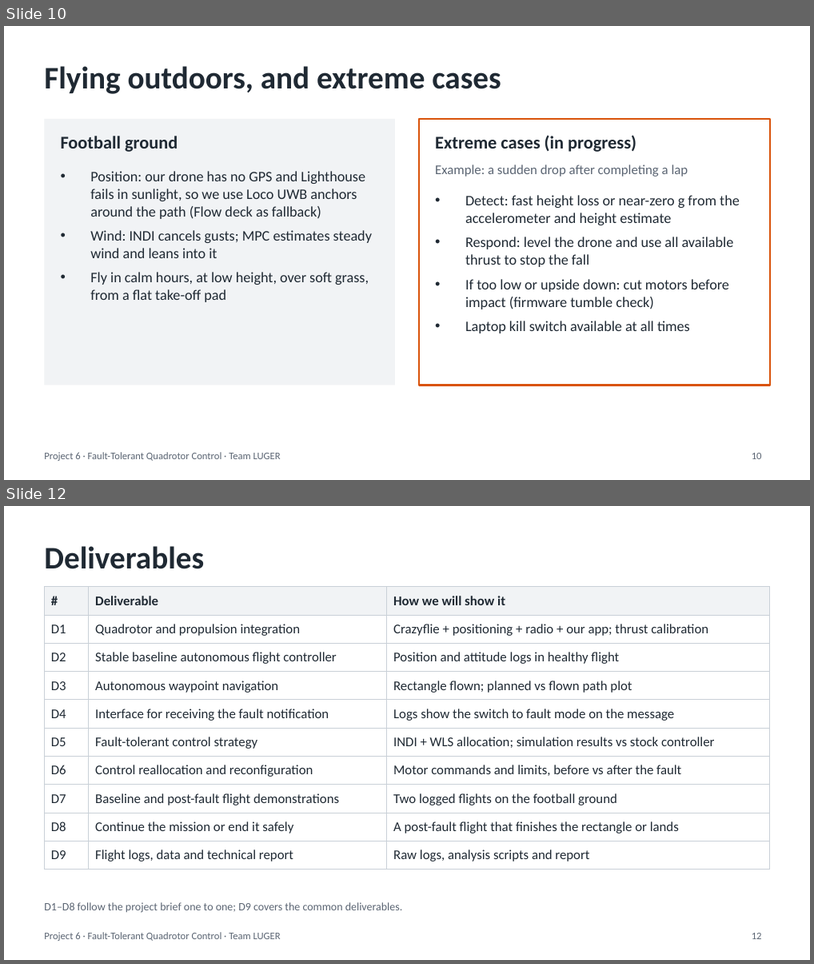
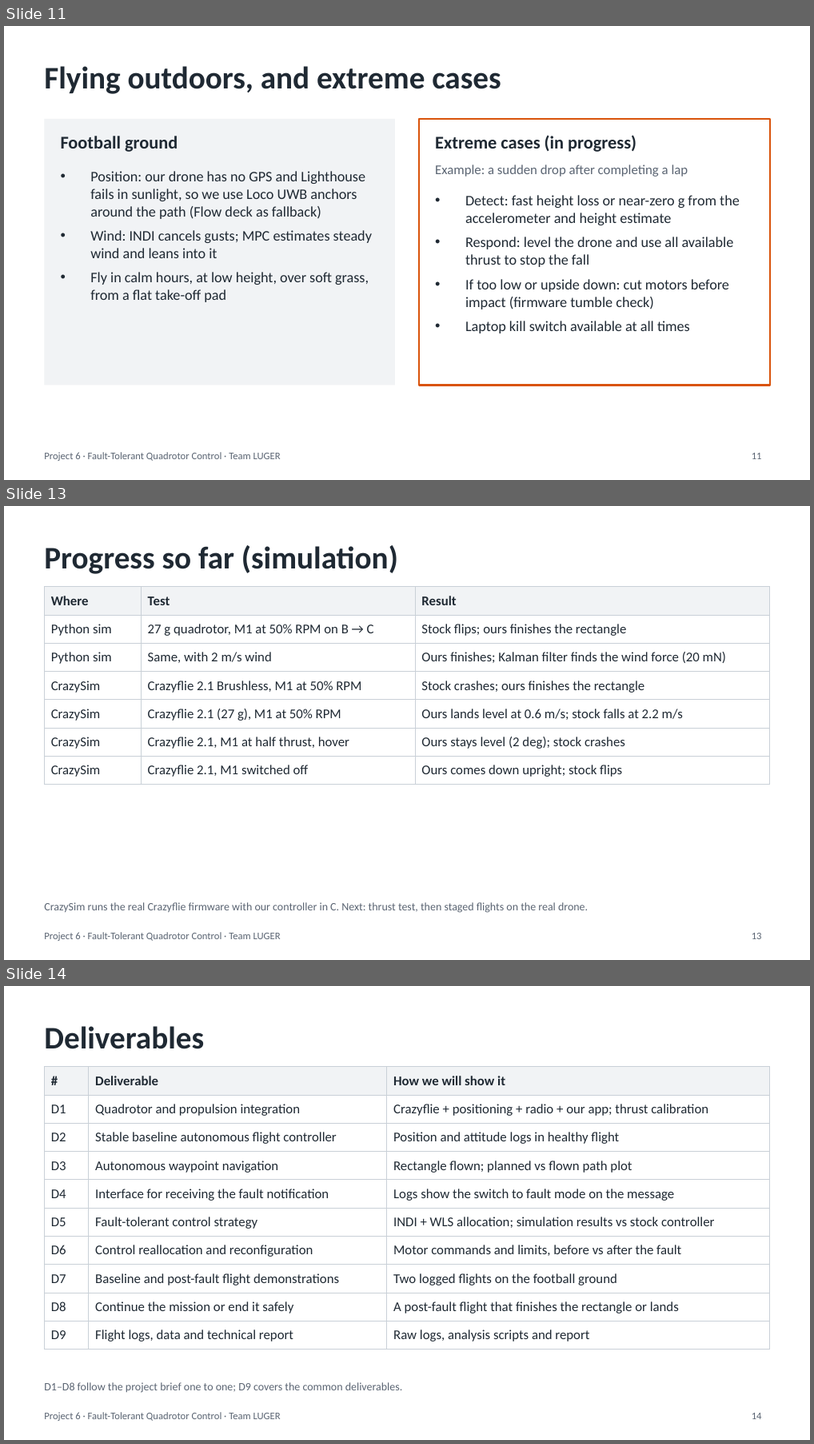
Before and after one commit to Pavaneswar6699/UAV_FAULT_TOLERANT_QUADROTOR_CONTROL, a slide deck: Fault-Tolerant Quadrotor Control - Crazyflie.pptx. Shown one above the other, each under a label of ours: slides 10 and 12 before the commit, slides 11, 13 and 14 after it; the slides between them are not shown. The pictures are 814x964 and 814x1444 pixels, drawn with LibreOffice and Linux fonts; fonts in the diff are those of the drawing. Boxes give left, top, right and bottom in pixels: in the first picture for what was removed or moved away, otherwise in the second. Text is boxed around its words. In the diff, an @@ line names an element or a change of style, - is before the commit and + after.

```diff
--- a/Fault-Tolerant Quadrotor Control - Crazyflie.pptx
+++ b/Fault-Tolerant Quadrotor Control - Crazyflie.pptx
@@ slide 13 added at <box>4,506,810,960</box>, background #FFFFFF; not listed: 1 template element that a slide beside it also shows @@
@@ title added at <box>44,545,398,574</box>, 28 pt, text #1F2933, bold @@
+Progress so far (simulation)
@@ table added at <box>44,587,770,780</box>, 7 rows, 3 columns @@
+Where | Test | Result
+Python sim | 27 g quadrotor, M1 at 50% RPM on B → C | Stock flips; ours finishes the rectangle
+Python sim | Same, with 2 m/s wind | Ours finishes; Kalman filter finds the wind force (20 mN)
+CrazySim | Crazyflie 2.1 Brushless, M1 at 50% RPM | Stock crashes; ours finishes the rectangle
+CrazySim | Crazyflie 2.1 (27 g), M1 at 50% RPM | Ours lands level at 0.6 m/s; stock falls at 2.2 m/s
+CrazySim | Crazyflie 2.1, M1 at half thrust, hover | Ours stays level (2 deg); stock crashes
+CrazySim | Crazyflie 2.1, M1 switched off | Ours comes down upright; stock flips
@@ text added at <box>44,902,588,912</box>, 10 pt, text #5B6573 @@
+CrazySim runs the real Crazyflie firmware with our controller in C. Next: thrust test, then staged flights on the real drone.
@@ page number added at <box>752,932,762,939</box>, 9 pt, text #5B6573 @@
+13
@@ what was slide 10 is now slide 11 @@
@@ page number at <box>752,452,762,459</box>: text changed @@
-10
+11
@@ what was slide 12 is now slide 14 @@
@@ page number at <box>752,1412,762,1419</box>: text changed @@
-12
+14
```
Also in this commit, not shown: 7 slides changed, 1 other slide added.
